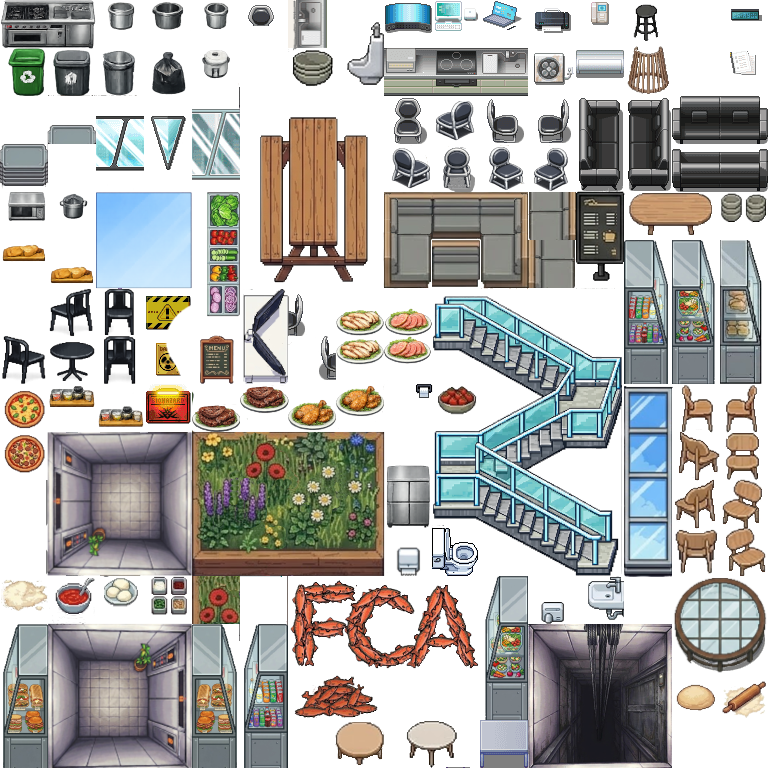
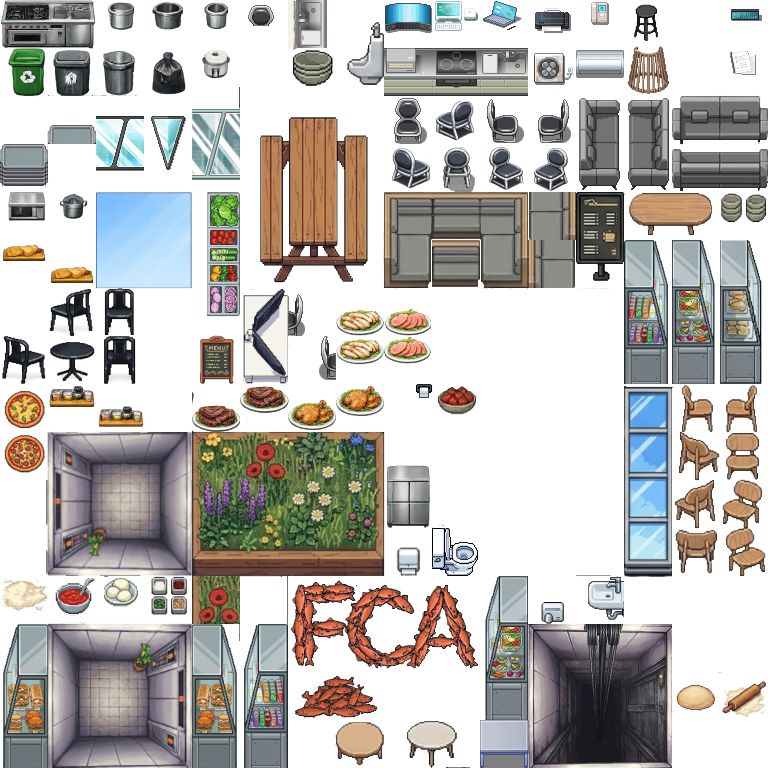
Revision of a layered 768 x 768 image; what changed, layer by layer:
removed layer "Floated Layer" over <box>56,623,84,625</box>
removed layer "Transformation #7" over <box>10,149,48,193</box>
painted on "Kitchen_Inside_B.png" over <box>10,95,768,672</box>
